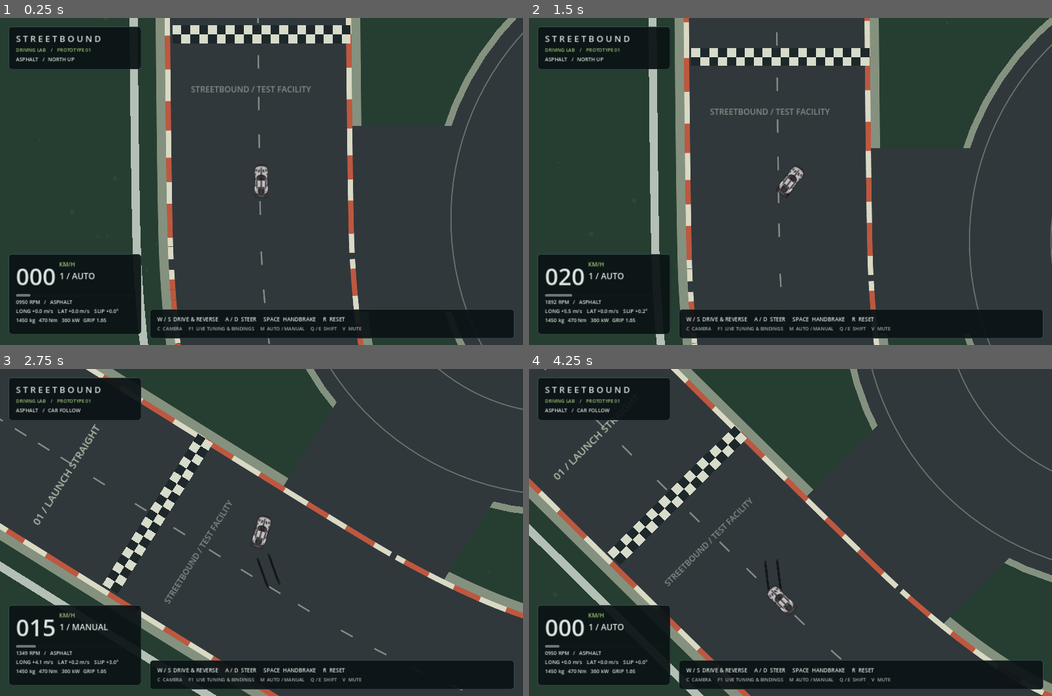
Above: before the commit, frames 1-4 (two rows, left to right).
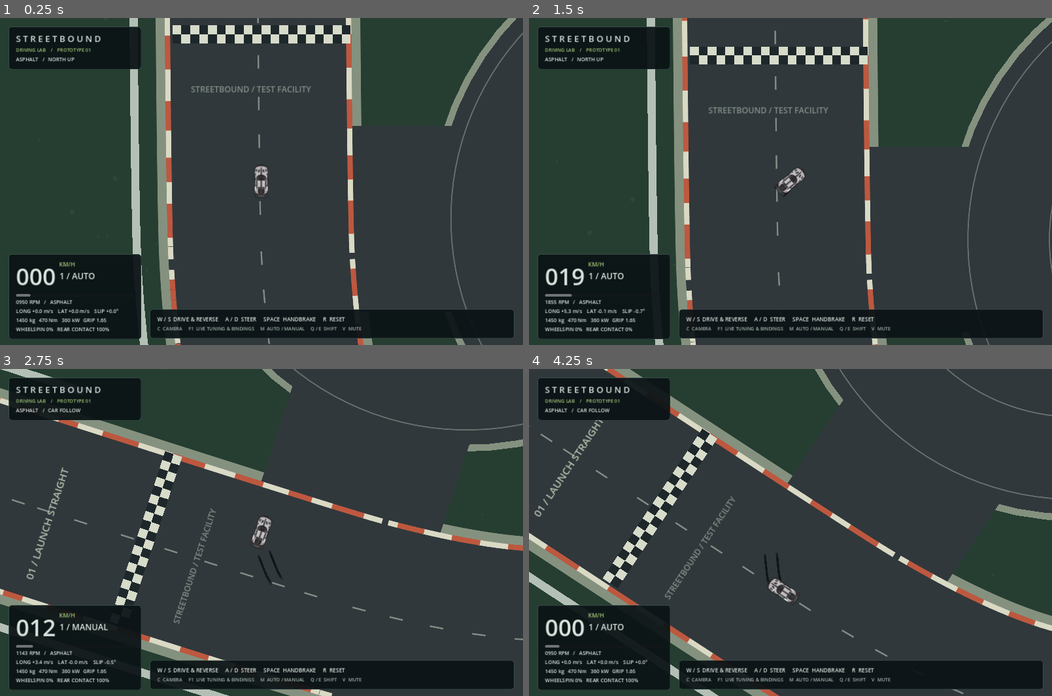
Above: after the commit, the same moments.

Repository: dbattaglia0823-design/Streetbound
Game: Godot game, scene res://scenes/main.tscn
Same seed, same stepped clock (60 frames per second), same inputs: the game is played once before the commit and once after it.
Inputs:
- Up to frame 1 (0.25 s): no input
- Up to frame 2 (1.5 s): tap Enter at 0.5 s; hold D (right) 0.53-1.28 s; hold W (throttle) 0.53-1.28 s; tap M (transmission) at 0.8, 1.35 s; hold Space (handbrake) from 1.28 s (still down)
- Up to frame 3 (2.75 s): tap W (throttle) at 1.55 s; release Space (handbrake) at 2.03 s; hold D (right) from 2.03 s (still down); tap C (camera) at 2.1 s; tap M (transmission) at 2.3 s
- Up to frame 4 (4.25 s): release D (right) at 2.78 s; hold E (shift_up) 2.78-3.53 s; tap W (throttle) at 2.85 s; hold A (left) from 3.53 s (still down); tap M (transmission) at 3.6 s; tap R (reset) at 4.15 s

The runs differ from the first frame. In frame 1, 0.5% of the frame differs, in the area x 1-27%, y 94-99%; in frame 2, 5.0%; in frame 3, 14%, in the area x 0-100%, y 0-100%; in frame 4, 13%.

Commit message:
Physics update

Diff:
--- a/resources/sport_coupe.tres
+++ b/resources/sport_coupe.tres
@@ -12,5 +12,9 @@
 rear_grip_balance = 1.22
 yaw_damping = 1.5
 countersteer_assist = 0.35
-max_steer_degrees = 36.0
-high_speed_steer_degrees = 11.0
+max_steer_degrees = 44.0
+high_speed_steer_degrees = 14.0
+arcade_steering_assist = 0.8
+arcade_lateral_grip = 7.0
+arcade_cornering_accel = 28.0
+brake_turn_boost = 0.4
--- a/scripts/audio/vehicle_audio.gd
+++ b/scripts/audio/vehicle_audio.gd
@@ -35,6 +35,7 @@
 	var engine_db := -28.0 + vehicle.throttle * 7.0 + rpm_fraction * 5.0
 	engine.volume_db = lerpf(engine.volume_db, -80.0 if muted else engine_db, 1.0 - exp(-8 * dt))
 	var skid := clampf(absf(vehicle.slip_angle) * 2.0 + vehicle.handbrake * 0.65, 0.0, 1.0) * clampf(vehicle.linear_velocity.length() / 10, 0, 1)
+	skid = maxf(skid, vehicle.wheel_spin * clampf(vehicle.linear_velocity.length() / 8.0, 0.0, 1.0))
 	if vehicle.surface != "ASPHALT":
 		skid = maxf(skid * 0.5, clampf(vehicle.linear_velocity.length() / 40, 0, 0.5))
 	tires.volume_db = -80 if muted or skid < 0.08 else linear_to_db(skid * 0.18)
--- a/scripts/ui/driving_hud.gd
+++ b/scripts/ui/driving_hud.gd
@@ -71,9 +71,14 @@
 	scroll.add_child(tune_box)
 	label(tune_box, "LIVE HANDLING / F1", 22)
 	label(tune_box, "Changes apply to this session. R resets position.", 12)
-	for entry in [["tire_grip", "Tire grip", 0.5, 1.8, 0.01], [ …(200 unchanged characters)… r_degrees", "Low speed steering", 20.0, 42.0, 0.5], ["high_speed_steer_degrees", " …(269 unchanged characters)…
+	for entry in [["tire_grip", "Tire grip", 0.5, 1.8, 0.01], [ …(200 unchanged characters)… r_degrees", "Low speed steering", 20.0, 55.0, 0.5], ["high_speed_steer_degrees", " …(269 unchanged characters)…
 		add_slider(entry)
 	add_slider(["steering_response", "Steering response", 6.0, 25.0, 0.5])
+	add_slider(["arcade_steering_assist", "Arcade steering assist", 0.0, 1.0, 0.05])
+	add_slider(["arcade_cornering_accel", "Arcade cornering strength", 16.0, 40.0, 1.0])
+	add_slider(["brake_turn_boost", "Brake turning boost", 0.0, 1.0, 0.05])
+	add_slider(["handbrake_grip_recovery_seconds", "Rear tire recovery / seconds", 0.3, 1.8, 0.05])
+	add_slider(["wheel_spin_recovery_rate", "Wheelspin settling rate", 1.0, 8.0, 0.25])
 	add_slider(["cornering_stiffness", "Tire response / N per rad", 50000.0, 150000.0, 2500.0])
 	add_slider(["rear_cornering_stiffness_ratio", "Rear tire response balance", 0.8, 1.6, 0.02])
 	add_slider(["steering_return_strength", "Return-to-center strength", 4.0, 35.0, 0.5])
@@ -139,5 +144,6 @@
 	gear_label.text = " %s / %s" % ["R" if vehicle.reversing else str(vehicle.transmission.gear), mode]
 	rpm_bar.value = vehicle.transmission.rpm / vehicle.config.redline_rpm * 100
 	telemetry.text = "%04d RPM   /   %s\nLONG %+.1f m/s    LAT %+.1f m/s    SLIP %+.1f°\n%.0f kg   %.0f Nm   %.0f kW   GRI …(274 unchanged characters)…
+	telemetry.text += "\nWHEELSPIN %d%%   REAR CONTACT %d%%" % [roundi(vehicle.wheel_spin * 100), roundi((1.0 - vehicle.handbrake_grip_loss) * 100)]
 	if vehicle.linear_velocity.length() > 1 or Input.is_action_pressed("reset"):
 		status.text = "%s   /   %s" % [vehicle.surface, "CAR FOLLOW" if camera.follow_heading else "NORTH UP"]
--- a/scripts/vehicle/vehicle_config.gd
+++ b/scripts/vehicle/vehicle_config.gd
@@ -25,6 +25,9 @@
 @export var yaw_damping: float = 1.2
 @export var countersteer_assist: float = 0.45
 @export_range(0.1, 1.0) var handbrake_rear_grip: float = 0.28
+## Tire contact relaxes after a rear-wheel lock; throttle wheelspin slows recovery.
+@export var handbrake_grip_recovery_seconds: float = 0.9
+@export var wheel_spin_recovery_rate: float = 3.0
 @export_group("Steering and braking")
 @export var max_steer_degrees: float = 32.0
 @export var high_speed_steer_degrees: float = 9.0
@@ -33,6 +36,12 @@
 @export var steering_return_strength: float = 18.0
 @export var brake_force_n: float = 18500.0
 @export var handbrake_force_n: float = 5000.0
+@export_group("Arcade handling")
+## Zero preserves the axle-only model; one gives full steering assistance.
+@export_range(0.0, 1.0) var arcade_steering_assist: float = 0.0
+@export var arcade_lateral_grip: float = 7.0
+@export var arcade_cornering_accel: float = 28.0
+@export_range(0.0, 1.0) var brake_turn_boost: float = 0.4
 @export_group("Resistance and impact")
 @export var drag_area: float = 0.7
 @export var rolling_resistance: float = 0.015
--- a/scripts/vehicle/vehicle_controller.gd
+++ b/scripts/vehicle/vehicle_controller.gd
@@ -16,6 +16,9 @@
 var throttle := 0.0
 var brake := 0.0
 var handbrake := 0.0
+var handbrake_grip_loss := 0.0 # Persistent rear tire slip after a moving wheel lock
+var wheel_spin := 0.0 # Driven-wheel overspeed estimate, independent of lateral slip
+var arcade_assist_fraction := 0.0
 var cornering_grip_fraction := 1.0 # Fraction of lateral grip remaining after braking
 var reversing := false
 var reverse_hold := 0.0
@@ -41,6 +44,9 @@
 	throttle = 0.0
 	brake = 0.0
 	handbrake = 0.0
+	handbrake_grip_loss = 0.0
+	wheel_spin = 0.0
+	arcade_assist_fraction = 0.0
 	cornering_grip_fraction = 1.0
 	command = Vector4.ZERO
 	reverse_hold = 0.0
@@ -93,14 +99,26 @@
 		reversing = false
 	var drive_input := brake if reversing else throttle
 	var stopping_input := throttle if reversing else brake
-	var ratio := transmission.update(dt, longitudinal_speed, drive_input, reversing, config)
 	var speed := linear_velocity.length()
+	# Preserve tire slip after a moving rear-wheel lock. This is contact recovery,
+	# not a launch cooldown: lifting and higher surface grip help it settle.
+	var recovery_rate := maxf(surface_grip, 0.2) * (1.0 - wheel_spin * 0.6) / maxf(config.handbrake_grip_recovery_seconds, 0.05)
+	handbrake_grip_loss = maxf(handbrake * smoothstep(1.0, 5.0, speed), move_toward(handbrake_grip_loss, 0.0, recovery_rate * dt))
+	var rear_sliding := maxf(handbrake, handbrake_grip_loss)
+	# Steering aids only help settled tires. Releasing Space must not instantly
+	# redirect momentum while the rear is still sliding or spinning under power.
+	var settled_tires := 1.0 - smoothstep(deg_to_rad(6.0), deg_to_rad(18.0), absf(slip_angle))
+	var arcade := config.arcade_steering_assist * surface_grip * (1.0 - rear_sliding) * (1.0 - wheel_spin) * settled_tires
+	arcade_assist_fraction = arcade
+	var brake_turn := 1.0 + config.brake_turn_boost * stopping_input * arcade
+	var ratio := transmission.update(dt, longitudinal_speed * (1.0 + wheel_spin * 0.6), drive_input, reversing, config)
 	var max_steer := deg_to_rad(lerpf(config.max_steer_degrees, config.high_speed_steer_degrees, clampf(speed / 55.0, 0.0, 1.0)))
 	# Keep high-speed steering requests close to the tire envelope instead of
 	# demanding impossible slip angles. Handbrake deliberately relaxes this aid.
 	var tire_envelope := atan(config.tire_grip * surface_grip * 9.81 * config.wheelbase_m / maxf(speed * speed, 1.0))
 	var safe_steer := (tire_envelope * lerpf(1.8, 3.5, handbrake) + deg_to_rad(1.5)) * config.high_speed_steer_degrees / 9.0
 	max_steer = minf(max_steer, safe_steer)
+	max_steer = minf(max_steer * brake_turn, deg_to_rad(70.0))
 	var assist := clampf(slip_angle * config.countersteer_assist, -0.18, 0.18) * clampf(speed / 8.0, 0.0, 1.0)
 	if absf(steer_input) < 0.02:
 		# Overdamped self-aligning spring: restoring torque is proportional to
@@ -125,7 +143,27 @@
 	var curve_factor := config.torque_curve.sample_baked(transmission.rpm / config.redline_rpm) if config.torque_curve else 1.0
 	var engine_force := config.engine_torque_nm * curve_factor * ratio * 0.9 / config.wheel_radius_m
 	engine_force = minf(engine_force, config.engine_power_kw * 1000.0 / maxf(speed, 3.0))
-	engine_force = minf(engine_force * drive_input, traction_load * grip)
+	var requested_force := engine_force * drive_input
+	var rear_drive_share := 1.0 if config.drivetrain == VehicleConfig.Drivetrain.RWD else 0.0
+	if config.drivetrain == VehicleConfig.Drivetrain.AWD:
+		rear_drive_share = 0.5
+	var drive_grip := lerpf(1.0, config.handbrake_rear_grip, rear_sliding * rear_drive_share)
+	var traction_capacity := traction_load * grip * drive_grip
+	var spin_target := 0.0
+	if rear_drive_share > 0.0 and handbrake < 0.1 and speed > 2.0 and (handbrake_grip_loss > 0.001 or wheel_spin > 0.001):
+		# Excess wheel torque spins the released rear wheels rather than providing
+		# free acceleration. The reduced contact patch also has less lateral grip.
+		var delivered_request := requested_force
+		if transmission.shift_timer > 0.0 or transmission.rpm >= config.redline_rpm * 0.995:
+			delivered_request *= 0.12
+		if reversing:
+			delivered_request *= 0.65
+		spin_target = clampf((delivered_request - traction_capacity) / maxf(traction_capacity, 1.0), 0.0, 1.0) * rear_drive_share
+	var spin_rate := 12.0 if spin_target > wheel_spin else config.wheel_spin_recovery_rate * (2.0 - drive_input)
+	wheel_spin = lerpf(wheel_spin, spin_target, 1.0 - exp(-spin_rate * dt))
+	if wheel_spin < 0.001 and spin_target == 0.0:
+		wheel_spin = 0.0
+	engine_force = minf(requested_force, traction_capacity) * (1.0 - wheel_spin * rear_drive_share * 0.35)
 	if transmission.shift_timer > 0.0 or transmission.rpm >= config.redline_rpm * 0.995:
 		engine_force *= 0.12
 	if reversing:
@@ -145,15 +183,14 @@
 	var travel_sign := signf(longitudinal_speed) if absf(longitudinal_speed) > 0.1 else 1.0
 	var front_slip := atan2(lateral_speed + yaw_rate * front_arm, denominator) - steering * travel_sign
 	var rear_slip := atan2(lateral_speed - yaw_rate * rear_arm, denominator)
-	# Braking and cornering share the tire's friction budget. The previous model
-	# allowed full braking and full cornering independently, resulting in
-	# unrealistically sharp stops while turning at the traction limit.
-	# This is a simplified friction circle, not longitudinal load transfer/ABS.
+	# Axle-only setups share the tire budget realistically. Arcade setups retain
+	# cornering grip under the service brake so S + steering helps the car turn.
 	var brake_usage := clampf(braking / maxf(mass * 9.81 * grip, 1.0), 0.0, 1.0)
 	var cornering_budget := sqrt(maxf(0.0, 1.0 - brake_usage * brake_usage))
+	cornering_budget = lerpf(cornering_budget, 1.0, arcade * stopping_input)
 	cornering_grip_fraction = cornering_budget
 	var front_limit := front_load * grip * cornering_budget
-	var rear_limit := rear_load * grip * config.rear_grip_balance * lerpf(1.0, config.handbrake_rear_grip, handbrake) * cornering_budget
+	var rear_limit := rear_load * grip * config.rear_grip_balance * lerpf(1.0, config.handbrake_rear_grip, rear_sliding) * (1.0 - wheel_spin * rear_drive_share * 0.5) * cornering_budget
 	# Driven wheels also spend part of the friction budget on acceleration.
 	var drive_fraction := clampf(absf(engine_force) / maxf(traction_load * grip, 1.0), 0.0, 1.0)
 	if config.drivetrain != VehicleConfig.Drivetrain.RWD:
@@ -168,9 +205,20 @@
 	dynamic_yaw *= exp(-config.yaw_damping * dt)
 	var kinematic_yaw := new_long / config.wheelbase_m * tan(steering)
 	yaw_rate = lerpf(kinematic_yaw, dynamic_yaw, dynamic_blend)
+	if arcade > 0.0:
+		var arcade_yaw_limit := minf(1.9, config.arcade_cornering_accel * surface_grip * brake_turn / maxf(speed, 4.0))
+		var desired_yaw := clampf(kinematic_yaw, -arcade_yaw_limit, arcade_yaw_limit)
+		yaw_rate = lerpf(yaw_rate, desired_yaw, 1.0 - exp(-12.0 * arcade * dt))
 	yaw_rate = clampf(yaw_rate, -2.4, 2.4)
 	var new_lateral := lateral_speed + (front_force + rear_force) / mass * dt
 	new_lateral = lerpf(lateral_speed * exp(-12.0 * grip * dt), new_lateral, dynamic_blend)
+	if arcade > 0.0:
+		# Scrub lateral velocity with a bounded, opposing tire force. Unlike
+		# rotating the velocity vector, this costs lateral kinetic energy and
+		# cannot convert a sideways slide into a full-speed launch along the nose.
+		var extra_grip := maxf(0.0, config.arcade_cornering_accel * surface_grip - absf(front_force + rear_force) / mass)
+		var correction := absf(new_lateral) * (1.0 - exp(-config.arcade_lateral_grip * arcade * dt))
+		new_lateral = move_toward(new_lateral, 0.0, minf(correction, extra_grip * arcade * dt))
 	linear_velocity = forward * new_long + right * new_lateral
 	rotation += yaw_rate * dt
 	velocity = linear_velocity * PIXELS_PER_METER
--- a/scripts/world/proving_ground.gd
+++ b/scripts/world/proving_ground.gd
@@ -73,7 +73,7 @@
 	mark_clock += dt
 	if mark_clock > 0.045 and vehicle.linear_velocity.length() > 3.0:
 		mark_clock = 0.0
-		if absf(vehicle.slip_angle) > 0.13 or vehicle.handbrake > 0.1 or vehicle.surface != "ASPHALT":
+		if absf(vehicle.slip_angle) > 0.13 or vehicle.handbrake > 0.1 or vehicle.wheel_spin > 0.15 or vehicle.surface != "ASPHALT":
 			var right := Vector2.RIGHT.rotated(vehicle.rotation)
 			var rear := vehicle.position + Vector2.DOWN.rotated(vehicle.rotation) * 25.0
 			for side in [-1.0, 1.0]:
--- /dev/null
+++ b/tests/arcade_tune_test.gd
@@ -0,0 +1,55 @@
+extends "res://tests/driving_test.gd"
+## Compare the arcade setup against the previous grip-racing setup with the
+## same tire/engine specs. Measure heading change, not a spinning car's radius.
+func run() -> void:
+	car = Vehicle.instantiate()
+	root.add_child(car)
+	car.set_physics_process(false)
+	await physics_frame
+	var arcade_config := car.config.duplicate(true) as VehicleConfig
+	var previous: Dictionary = {}
+	for setup in ["grip", "arcade"]:
+		car.config = arcade_config.duplicate(true)
+		if setup == "grip":
+			car.config.arcade_steering_assist = 0.0
+			car.config.max_steer_degrees = 36
+			car.config.high_speed_steer_degrees = 11
+		for speed in [3.0, 12.0, 30.0, 42.0]:
+			fresh(speed)
+			var peak_slip := 0.0
+			for i in 144:
+				await physics_frame
+				car.step_vehicle(1.0 / 120, Vector4(0.1, 0, 0.65, 0))
+				peak_slip = maxf(peak_slip, absf(car.slip_angle))
+			if setup == "grip":
+				previous[speed] = car.rotation
+			else:
+				check("arcade_tighter_turn_%s" % speed, car.rotation > previous[speed] * 1.15, [previous[speed], car.rotation])
+				check("arcade_stable_turn_%s" % speed, peak_slip < deg_to_rad(9), rad_to_deg(peak_slip))
+	car.config = arcade_config.duplicate(true)
+	var braking_headings: Array[float] = []
+	for boost in [0.0, arcade_config.brake_turn_boost]:
+		car.config.brake_turn_boost = boost
+		fresh(25)
+		await drive(1.0, Vector4(0, 0.65, 0.65, 0))
+		braking_headings.append(car.rotation)
+	check("braking_turn_boost", braking_headings[1] > braking_headings[0] * 1.1, braking_headings)
+	car.config = arcade_config.duplicate(true)
+	fresh(30)
+	await drive(1.0, Vector4(0.1, 0, 0.65, 0))
+	var asphalt_turn := car.rotation
+	ground = Ground.new()
+	root.add_child(ground)
+	fresh(30)
+	car.surface_provider = ground
+	await drive(1.0, Vector4(0.1, 0, 0.65, 0))
+	check("arcade_retains_surface_difference", car.surface == "GRASS" and car.rotation < asphalt_turn * 0.8, [asphalt_turn, car.rotation])
+	fresh()
+	await drive(1.0, Vector4(0, 0, 1, 0))
+	check("stationary_steering_does_not_rotate_car", absf(car.rotation) < 0.001, car.rotation)
+	# Full braking without steering must remain straight, even with the boost.
+	fresh(25)
+	await drive(1.0, Vector4(0, 1, 0, 0))
+	check("arcade_straight_braking", absf(car.rotation) < 0.001 and absf(car.linear_velocity.x) < 0.001, car.rotation)
+	print("ARCADE TUNE TESTS: ", "PASS" if failures.is_empty() else "FAIL")
+	quit(0 if failures.is_empty() else 1)
--- a/tests/driving_test.gd
+++ b/tests/driving_test.gd
@@ -136,9 +136,17 @@
 		and absf(car.steering) <= deg_to_rad(car.config.max_steer_degrees) + 0.02,
 		[car.throttle, car.brake, car.handbrake, rad_to_deg(car.steering)])
 	fresh(25)
+	var saved_arcade := car.config.arcade_steering_assist
+	car.config.arcade_steering_assist = 0.0
 	await drive(0.15, Vector4(0, 1, 0.5, 0))
 	check("braking_consumes_lateral_tire_grip", car.cornering_grip_fraction >= 0.0
 		and car.cornering_grip_fraction < 0.80, car.cornering_grip_fraction)
+	var physical_budget := car.cornering_grip_fraction
+	car.config.arcade_steering_assist = saved_arcade
+	fresh(25)
+	await drive(0.15, Vector4(0, 1, 0.5, 0))
+	check("arcade_preserves_braking_corner_grip", car.cornering_grip_fraction > physical_budget
+		and car.cornering_grip_fraction <= 1.0, [physical_budget, car.cornering_grip_fraction])
 	fresh(25)
 	await drive(0.15, Vector4(0, 0, 0.5, 0))
 	check("coasting_retains_full_tire_grip", is_equal_approx(car.cornering_grip_fraction, 1.0),
@@ -165,7 +173,7 @@
 	await drive(1.5, Vector4(0.6, 0, 0.45, 0))
 	await drive(0.5, Vector4(0.3, 0, 0.7, 1))
 	await drive(1.0, Vector4(0.3, 0, -0.3, 0))
-	results["fps_trace"] = [car.position.x, car.position.y, car.rotation, car.linear_velocity.x, car.linear_velocity.y, car.transmission.rpm]
+	results["fps_trace"] = [car.position.x, car.position.y, car.rotation, car.linear_velocity.x, car.linear_velocity.y, car.transmission.rpm, car.handbrake_grip_loss, car.wheel_spin]
 	results["failures"] = failures
 	var output := "res://test_results.json"
 	for arg in OS.get_cmdline_user_args():
--- /dev/null
+++ b/tests/handbrake_recovery_test.gd
@@ -0,0 +1,80 @@
+extends "res://tests/driving_test.gd"
+## Regression coverage for the handbrake-release direction-change exploit.
+
+func make_slide() -> void:
+	fresh(22)
+	await drive(0.7, Vector4(0.3, 0, 0.7, 0))
+	await drive(0.5, Vector4(0.7, 0, 0.7, 1))
+
+func run() -> void:
+	car = Vehicle.instantiate()
+	root.add_child(car)
+	car.set_physics_process(false)
+	await physics_frame
+	await make_slide()
+	var entry_velocity := car.linear_velocity
+	var entry_slip := absf(car.slip_angle)
+	await drive(1.0 / 120, Vector4(1, 0, 0, 0))
+	var direction_change := absf(entry_velocity.angle_to(car.linear_velocity))
+	check("release_preserves_slide", car.handbrake_grip_loss > 0.9 and absf(car.slip_angle) > entry_slip * 0.8,
+		[car.handbrake_grip_loss, rad_to_deg(entry_slip), rad_to_deg(car.slip_angle)])
+	check("release_does_not_snap_momentum", direction_change < deg_to_rad(1), rad_to_deg(direction_change))
+	check("sliding_disables_direction_assist", car.arcade_assist_fraction < 0.01, car.arcade_assist_fraction)
+	var max_spin := 0.0
+	for i in 36:
+		await physics_frame
+		car.step_vehicle(1.0 / 120, Vector4(1, 0, -0.5, 0))
+		max_spin = maxf(max_spin, car.wheel_spin)
+	check("power_after_release_spins_driven_wheels", max_spin > 0.1, max_spin)
+	check("rear_grip_recovers_gradually", car.handbrake_grip_loss > 0.4, car.handbrake_grip_loss)
+	# Releasing the accelerator should settle the tires sooner than flooring it.
+	var recovery: Array[float] = []
+	for pedal in [0.0, 1.0]:
+		await make_slide()
+		var peak := 0.0
+		var elapsed := 0.0
+		for i in 720:
+			await physics_frame
+			var countersteer := clampf(car.slip_angle * 1.5 - car.yaw_rate * 0.15, -1.0, 1.0)
+			car.step_vehicle(1.0 / 120, Vector4(pedal, 0, countersteer, 0))
+			peak = maxf(peak, car.wheel_spin)
+			elapsed += 1.0 / 120
+			if car.handbrake_grip_loss == 0.0 and car.wheel_spin == 0.0:
+				break
+		recovery.append(elapsed)
+		print("Recovery pedal %.1f: %.3f s | peak wheelspin %.3f | slip %.2f deg" % [pedal, elapsed, peak, rad_to_deg(car.slip_angle)])
+		check("eventual_tire_recovery_" + str(pedal), car.handbrake_grip_loss == 0.0 and car.wheel_spin == 0.0, elapsed)
+	check("lifting_restores_contact_sooner", recovery[0] < recovery[1] * 0.9, recovery)
+	# Same right-angle corner, engine, entry speed and steering policy. Time the
+	# exit only when the car is actually traveling along it, rather than sideways.
+	var exit_times: Array[float] = []
+	for strategy in ["clean", "handbrake", "repeated_handbrake"]:
+		fresh(25)
+		var start_x := car.position.x
+		var finish := 12.0
+		for i in 1440:
+			await physics_frame
+			var elapsed := float(i) / 120
+			var hand := 0.0
+			if strategy == "handbrake" and elapsed >= 0.2 and elapsed < 0.65:
+				hand = 1.0
+			elif strategy == "repeated_handbrake" and elapsed < 4.0 and i % 72 < 18:
+				hand = 1.0
+			var steer := clampf(angle_difference(car.rotation, PI / 2) * 2.0 + car.slip_angle * 0.6 - car.yaw_rate * 0.15, -1.0, 1.0)
+			car.step_vehicle(1.0 / 120, Vector4(1, 0, steer, hand))
+			if car.position.x > start_x + 1400 and absf(angle_difference(car.rotation, PI / 2)) < deg_to_rad(12) and absf(car.slip_angle) < deg_to_rad(8):
+				finish = elapsed + 1.0 / 120
+				break
+		exit_times.append(finish)
+		print("Corner exit %s: %.3f s | speed %.2f m/s" % [strategy, finish, car.linear_velocity.length()])
+	check("clean_line_beats_handbrake_shortcut", exit_times[0] < exit_times[1] and exit_times[0] < exit_times[2], exit_times)
+	fresh()
+	await drive(0.5, Vector4(0, 0, 0, 1))
+	await drive(0.1, Vector4(0, 0, 0, 0))
+	check("parked_handbrake_does_not_create_slide", car.handbrake_grip_loss == 0.0 and car.wheel_spin == 0.0, [car.handbrake_grip_loss, car.wheel_spin])
+	car.handbrake_grip_loss = 0.8
+	car.wheel_spin = 0.6
+	car.reset_vehicle()
+	check("reset_clears_tire_state", car.handbrake_grip_loss == 0.0 and car.wheel_spin == 0.0 and car.arcade_assist_fraction == 0.0, car.wheel_spin)
+	print("HANDBRAKE RECOVERY TESTS: ", "PASS" if failures.is_empty() else "FAIL")
+	quit(0 if failures.is_empty() else 1)
--- a/tests/racing_tune_test.gd
+++ b/tests/racing_tune_test.gd
@@ -10,6 +10,7 @@
 	for setup in ["previous", "racing"]:
 		car.config = racing.duplicate(true)
 		if setup == "previous":
+			car.config.arcade_steering_assist = 0.0
 			car.config.tire_grip = 1.15
 			car.config.cornering_stiffness = 68000
 			car.config.rear_cornering_stiffness_ratio = 1.0
Not shown, added: tests/arcade_tune_test.gd.uid
Not shown, added: tests/handbrake_recovery_test.gd.uid
Not shown, added: tests/world_archive_smoke.gd.uid
Not shown, added: worlds/atlas-coast-overview.svg.import
Not shown, added: worlds/world_loader.gd.uid
Not shown, changed: run_tests.ps1
